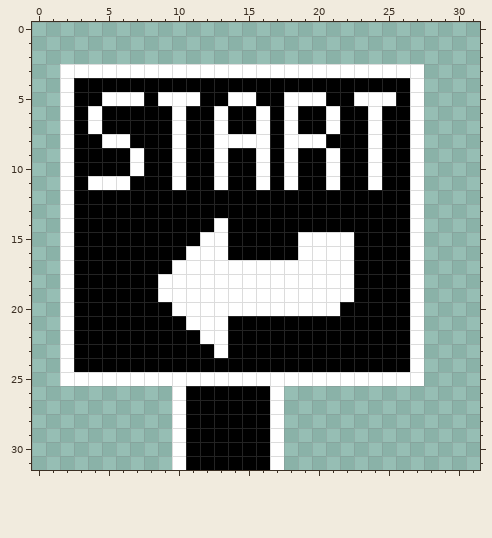
Two states of a pixel-art file, Assets/Sprites/StartSign.aseprite. That is the earlier state.
32x32 pixels, 1 frame.
The same view after the edit:
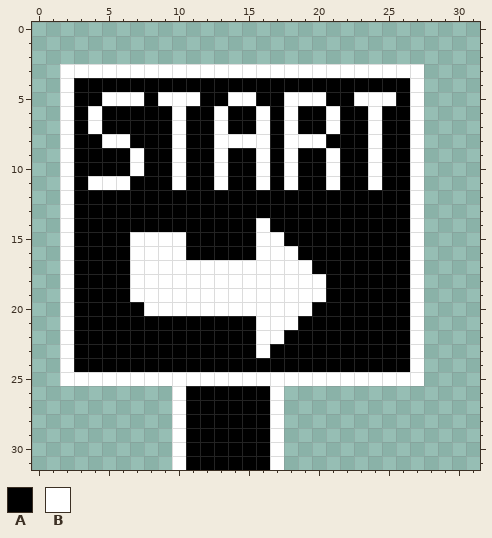
Palette (. is transparent): A #000000  B #ffffff
Diff:
y 14: x 13 B -> A; x 16 A -> B
y 15: x 7..10 AAAA -> BBBB; x 12..13 BB -> AA; x 16..17 AA -> BB; x 19..22 BBBB -> AAAA
y 16: x 7..13 AAAABBB -> BBBBAAA; x 16..22 AAABBBB -> BBBAAAA
y 17: x 7..9 AAA -> BBB; x 20..22 BBB -> AAA
y 18..19: x 7..8 AA -> BB; x 21..22 BB -> AA
y 20: x 8..9 AA -> BB; x 20..21 BB -> AA
y 21: x 11..13 BBB -> AAA; x 16..18 AAA -> BBB
y 22: x 12..13 BB -> AA; x 16..17 AA -> BB
y 23: x 13 B -> A; x 16 A -> B
Pixel boxes of the changes (left, top, right, bottom) in both pictures:
changed: (130, 218, 354, 358)
